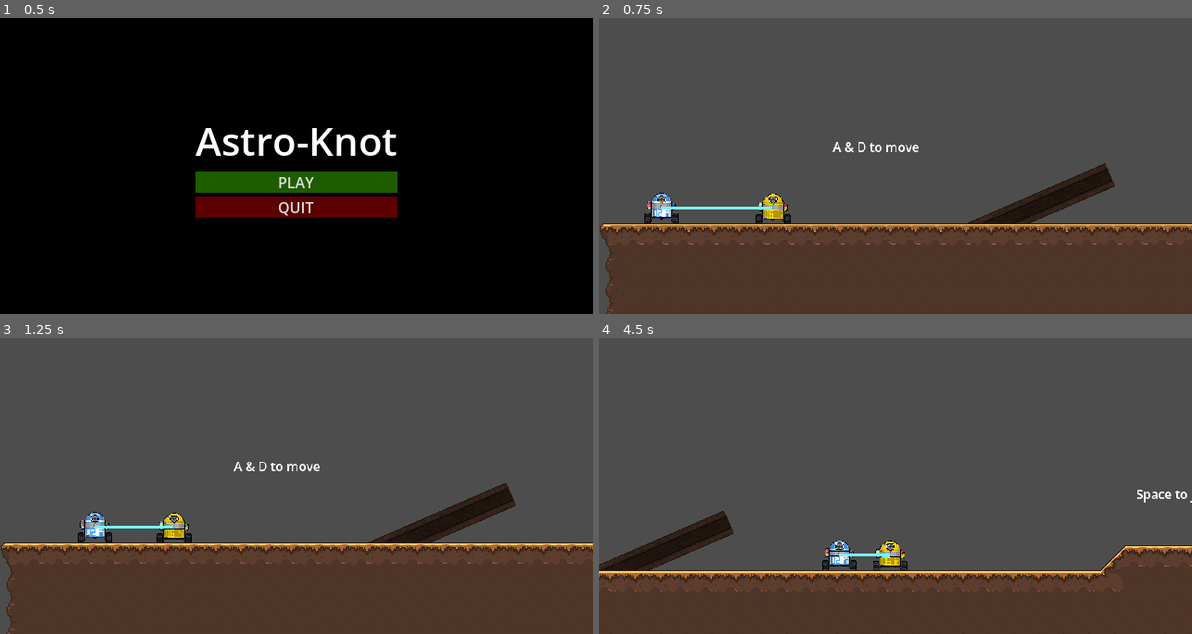
Above: before the commit, frames 1-4 (two rows, left to right).
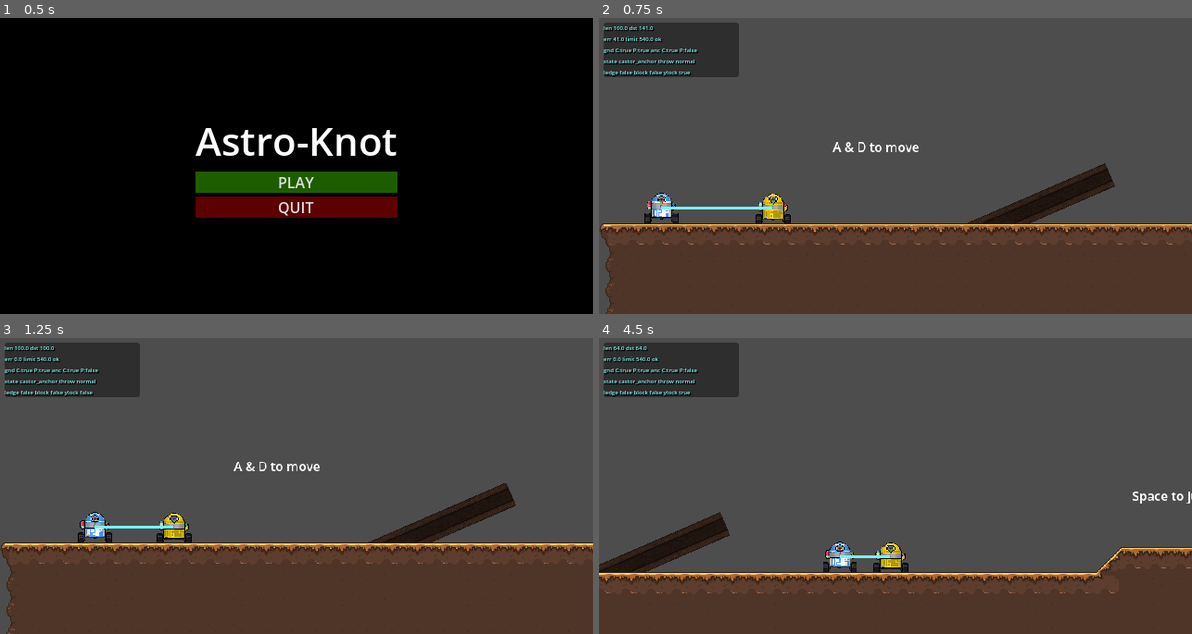
Above: after the commit, the same moments.

Repository: Bakwan-Company/Astro-Knot
Game: Godot game, scene res://MainMenu.tscn
The game is run twice, just before and just after one commit, with the same random seed, the same clock (stepped at 60 frames per second) and the same inputs.
Inputs:
- Up to frame 1 (0.5 s): no input
- Up to frame 2 (0.75 s): click "PLAY" at 0.5 s
- Up to frame 3 (1.25 s): no input
- Up to frame 4 (4.5 s): hold Q (reel_in) 1.28-2.03 s; hold D (move_right) 1.28-2.78 s; tap Space (jump) at 1.52, 2.27, 3.77 s; tap E (reel_out) at 1.55, 2.1, 3.05 s; tap Q (reel_in) at 2.3, 3.8 s; hold A (move_left) 2.78-3.53 s; hold S (aim_down) 2.78-3.53 s; hold D (move_right) from 3.53 s (still down); tap W (aim_up) at 3.6 s; hold F (interact) from 4.28 s (still down)

Frame 1 is identical in both runs. In frame 2, 4.1% of the frame differs, in the area x 0-24%, y 1-20%; in frame 3, 4.2%; in frame 4, 7.9%, in the area x 0-100%, y 1-87%.

Commit message:
fix: handle minor bugs regarding rope state.

Diff:
--- a/systems/rope_system/RopeManager.tscn
+++ b/systems/rope_system/RopeManager.tscn
@@ -28,3 +28,25 @@
 z_index = 22
 width = 4.0
 default_color = Color(1, 0.427451, 0.113725, 1)
+
+[node name="DebugOverlay" type="CanvasLayer" parent="."]
+
+[node name="Panel" type="PanelContainer" parent="DebugOverlay"]
+offset_left = 5.0
+offset_top = 5.0
+offset_right = 151.0
+offset_bottom = 64.0
+mouse_filter = 2
+theme_override_constants/panel_margin_left = 3
+theme_override_constants/panel_margin_top = 2
+theme_override_constants/panel_margin_right = 3
+theme_override_constants/panel_margin_bottom = 2
+
+[node name="DebugReadout" type="Label" parent="DebugOverlay/Panel"]
+layout_mode = 2
+theme_override_colors/font_color = Color(0.55, 1, 1, 1)
+theme_override_colors/font_shadow_color = Color(0, 0, 0, 1)
+theme_override_font_sizes/font_size = 6
+theme_override_constants/shadow_offset_x = 1
+theme_override_constants/shadow_offset_y = 1
+text = "Rope debug"
--- a/systems/rope_system/rope_manager.gd
+++ b/systems/rope_system/rope_manager.gd
@@ -6,16 +6,19 @@
 @onready var aim_indicator: Line2D = $AimIndicator
 @onready var power_meter_bg: Line2D = $PowerMeterBg
 @onready var power_meter_fill: Line2D = $PowerMeterFill
+@onready var debug_panel: Control = $DebugOverlay/Panel
+@onready var debug_readout: Label = $DebugOverlay/Panel/DebugReadout
 
 # Base rope tuning
 @export var current_rope_length: float = 200.0
 @export var reel_speed: float = 250.0
 @export var min_rope_length: float = 60.0
 @export var max_rope_length: float = 500.0
+@export var power_limit_length: float = 540.0
 
 # Pollux ledge-pull assist
-@export var ledge_pull_up_velocity: float = 220.0
-@export var ledge_pull_position_speed: float = 70.0
+@export var ledge_pull_up_velocity: float = 300.0
+@export var ledge_pull_position_speed: float = 100.0
 @export var ledge_pull_min_vertical_gap: float = 24.0
 @export var ledge_pull_slack_tolerance: float = 10.0
 
@@ -24,7 +27,11 @@
 @export var blocked_castor_pull_factor: float = 0.35
 @export var blocked_castor_pull_max: float = 6.0
 
-@export var castor_swing_control_accel: float = 900.0
+@export var castor_swing_pump_accel: float = 520.0
+@export var castor_swing_max_speed: float = 360.0
+
+# Rope debug
+@export var debug_enabled: bool = true
 
 # Pollux throw tuning
 @export var throw_pickup_radius: float = 72.0
@@ -71,13 +78,27 @@
 var rope_default_color: Color
 var pollux_default_gravity_scale: float = 1.0
 var pollux_default_linear_damp: float = 0.0
+var debug_rope_distance: float = 0.0
+var debug_rope_error: float = 0.0
+var debug_castor_grounded: bool = false
+var debug_pollux_grounded: bool = false
+var debug_castor_anchored: bool = false
+var debug_pollux_anchored: bool = false
+var debug_pollux_side_blocked: bool = false
+var debug_ledge_pulling: bool = false
+var debug_grounded_pollux_y_lock: bool = false
+var debug_constraint_state: String = "idle"
 
 func is_body_grounded(body: Node) -> bool:
 	if not body:
 		return false
 
-	var ground_left = body.get_node_or_null("GroundCheckL")
-	var ground_right = body.get_node_or_null("GroundCheckR")
+	var character_body: CharacterBody2D = body as CharacterBody2D
+	if character_body and character_body.is_on_floor():
+		return true
+
+	var ground_left: RayCast2D = body.get_node_or_null("GroundCheckL") as RayCast2D
+	var ground_right: RayCast2D = body.get_node_or_null("GroundCheckR") as RayCast2D
 	return (ground_left and ground_left.is_colliding()) or (ground_right and ground_right.is_colliding())
 
 func is_pollux_side_blocked() -> bool:
@@ -95,6 +116,7 @@
 func _process(_delta: float) -> void:
 	update_rope_visual()
 	update_throw_visuals()
+	update_debug_readout()
 
 func _physics_process(delta: float) -> void:
 	if not castor or not pollux:
@@ -107,12 +129,17 @@
 
 	if throw_state in [ThrowState.THROW_READY, ThrowState.THROW_CHARGING]:
 		sync_pollux_to_throw_anchor()
+		debug_constraint_state = "throw_hold"
+		debug_ledge_pulling = false
+		debug_grounded_pollux_y_lock = false
+		update_rope_debug_snapshot()
 		return
 
 	if throw_state == ThrowState.NORMAL:
 		handle_reel_input(delta)
 
 	apply_solid_constraint(delta)
+	update_rope_debug_snapshot()
 
 func apply_pollux_ledge_pull(delta: float, error: float, is_p_grounded: bool) -> bool:
 	# Small assist for the specific case where Pollux is airborne, side-blocked,
@@ -166,11 +193,11 @@
 			flags.is_castor_anchored = true
 
 	elif not is_c_grounded and is_p_grounded:
-		# Pollux becomes the anchor when Castor is hanging below it,
-		# or when Castor is directly above it in a narrow X band.
-		if c_pos.y > p_pos.y + 10:
-			flags.is_pollux_anchored = true
-		elif c_pos.y < p_pos.y - 10 and abs(c_pos.x - p_pos.x) < 40:
+		# Keep Pollux as lift support only when Castor is above it. Castor
+		# passing below grounded Pollux should stay under normal air control.
+		if Input.is_action_pressed("reel_out") \
+		and c_pos.y < p_pos.y - 10 \
+		and abs(c_pos.x - p_pos.x) < 40:
 			flags.is_pollux_anchored = true
 
 	return flags
@@ -196,11 +223,24 @@
 	if castor_away_speed < 0.0:
 		castor.velocity -= dir * castor_away_speed
 
-func apply_castor_anchor_constraint(dir: Vector2, error: float, is_pollux_anchored: bool, delta: float) -> void:
+func apply_castor_anchor_constraint(
+	dir: Vector2,
+	error: float,
+	is_pollux_anchored: bool,
+	is_pollux_grounded: bool,
+	delta: float,
+	allow_blocked_fallback: bool = true
+) -> void:
 	# error > 0 means the rope is longer than allowed, so we must correct it.
 	# In this branch, Castor is the anchor and Pollux is the body we try to drag.
 	var pos_correction = clamp(error, -3.0, 3.0)
 	var move_pollux = -(dir * pos_correction)
+	var lock_grounded_pollux_y: bool = (
+		is_pollux_grounded
+		and not is_pollux_anchored
+		and throw_state == ThrowState.NORMAL
+		and not Input.is_action_pressed("reel_in")
+	)
 
 	if is_pollux_anchored and move_pollux.y > 0:
 		# In lift mode we suppress Pollux's X/Y drift and instead push Castor upward
@@ -209,8 +249,13 @@
 		move_pollux.y = 0
 		move_pollux.x = 0
 
+	if lock_grounded_pollux_y and move_pollux.y < 0.0:
+		move_pollux.y = 0.0
+		debug_grounded_pollux_y_lock = true
+
 	pollux.global_position += move_pollux
-	apply_blocked_pollux_fallback(dir, error, delta)
+	if allow_blocked_fallback:
+		apply_blocked_pollux_fallback(dir, error, delta)
 
 	var c_vel = castor.velocity
 	var p_vel = pollux.linear_velocity
@@ -222,6 +267,10 @@
 		castor.velocity.y -= apply_vel.y * 2.0
 		apply_vel.y = 0
 		apply_vel.x = 0
+
+	if lock_grounded_pollux_y and apply_vel.y < 0.0:
+		apply_vel.y = 0.0
+		debug_grounded_pollux_y_lock = true
 
 	pollux.linear_velocity += apply_vel
 
@@ -236,13 +285,9 @@
 	var swing_speed = castor.velocity.dot(tangent)
 	var input_dir := Input.get_axis("move_left", "move_right")
 	var tangent_input = Vector2(input_dir, 0.0).dot(tangent)
-	var base_air_control_speed = castor.speed
-	var castor_air_speed = castor.get("air_speed")
-	if typeof(castor_air_speed) == TYPE_FLOAT or typeof(castor_air_speed) == TYPE_INT:
-		base_air_control_speed = max(base_air_control_speed, float(castor_air_speed))
-
-	var target_swing_speed = tangent_input * base_air_control_speed
-	swing_speed = move_toward(swing_speed, target_swing_speed, castor_swing_control_accel * delta)
+
+	swing_speed += tangent_input * castor_swing_pump_accel * delta
+	swing_speed = clamp(swing_speed, -castor_swing_max_speed, castor_swing_max_speed)
 
 	castor.velocity = tangent * swing_speed
 
@@ -272,8 +317,12 @@
 	var c_pos = castor.global_position
 	var p_pos = pollux.global_position
 	var dist = c_pos.distance_to(p_pos)
+	debug_constraint_state = "idle"
+	debug_ledge_pulling = false
+	debug_grounded_pollux_y_lock = false
 
 	if dist < 0.1:
+		debug_constraint_state = "overlap"
 		return
 
 	if throw_state == ThrowState.THROW_FLIGHT and is_pollux_moving_away_from_castor():
@@ -288,15 +337,18 @@
 	# error < 0: rope is slack, so we usually let it be
 	var error = dist - effective_rope_length
 	if error < 0 and not (throw_state == ThrowState.NORMAL and Input.is_action_pressed("reel_out")):
+		debug_constraint_state = "slack"
 		return
 
 	var dir = c_pos.direction_to(p_pos)
 
 	if throw_state == ThrowState.THROW_FLIGHT:
+		debug_constraint_state = "throw_flight"
 		apply_throw_flight_constraint(dir, error)
 		return
 
 	if throw_state == ThrowState.THROW_RECOVERY and throw_state_timer < throw_recovery_time * 0.5:
+		debug_constraint_state = "throw_recovery"
 		apply_free_constraint(dir, error)
 		return
 
@@ -304,15 +356,24 @@
 	var is_p_grounded = is_body_grounded(pollux)
 	var is_ledge_pulling = apply_pollux_ledge_pull(delta, error, is_p_grounded)
 	var anchor_flags = get_anchor_flags(c_pos, p_pos, is_c_grounded, is_p_grounded)
+	var is_castor_anchored: bool = bool(anchor_flags.get("is_castor_anchored", false))
+	var is_pollux_anchored: bool = bool(anchor_flags.get("is_pollux_anchored", false))
+	debug_ledge_pulling = is_ledge_pulling
 
 	if is_ledge_pulling:
 		pollux.linear_velocity.x *= 0.9
 
-	if anchor_flags.is_castor_anchored:
-		apply_castor_anchor_constraint(dir, error, anchor_flags.is_pollux_anchored, delta)
-	elif anchor_flags.is_pollux_anchored:
+	if is_ledge_pulling:
+		debug_constraint_state = "ledge_haul"
+		apply_castor_anchor_constraint(dir, error, false, is_p_grounded, delta, false)
+	elif is_castor_anchored:
+		debug_constraint_state = "castor_anchor"
+		apply_castor_anchor_constraint(dir, error, is_pollux_anchored, is_p_grounded, delta)
+	elif is_pollux_anchored:
+		debug_constraint_state = "pollux_anchor"
 		apply_pollux_anchor_constraint(dir, error, delta)
 	else:
+		debug_constraint_state = "free"
 		apply_free_constraint(dir, error)
 
 func update_rope_visual() -> void:
@@ -322,6 +383,51 @@
 		rope_visual.clear_points()
 		rope_visual.add_point(c_anchor.global_position if c_anchor else castor.global_position)
 		rope_visual.add_point(p_anchor.global_position if p_anchor else pollux.global_position)
+
+func update_rope_debug_snapshot() -> void:
+	if not castor or not pollux:
+		return
+
+	debug_rope_distance = castor.global_position.distance_to(pollux.global_position)
+	debug_rope_error = debug_rope_distance - current_rope_length
+	debug_castor_grounded = is_body_grounded(castor)
+	debug_pollux_grounded = is_body_grounded(pollux)
+	debug_pollux_side_blocked = is_pollux_side_blocked()
+
+	var anchor_flags: Dictionary = get_anchor_flags(
+		castor.global_position,
+		pollux.global_position,
+		debug_castor_grounded,
+		debug_pollux_grounded
+	)
+	debug_castor_anchored = bool(anchor_flags.get("is_castor_anchored", false))
+	debug_pollux_anchored = bool(anchor_flags.get("is_pollux_anchored", false))
+
+func update_debug_readout() -> void:
+	if not debug_panel or not debug_readout:
+		return
+
+	debug_panel.visible = debug_enabled
+	if not debug_enabled:
+		return
+
+	var power_state: String = "over" if debug_rope_distance > power_limit_length else "ok"
+	debug_readout.text = "\n".join([
+		"len %.1f dst %.1f" % [current_rope_length, debug_rope_distance],
+		"err %.1f limit %.1f %s" % [debug_rope_error, power_limit_length, power_state],
+		"gnd C:%s P:%s anc C:%s P:%s" % [
+			debug_castor_grounded,
+			debug_pollux_grounded,
+			debug_castor_anchored,
+			debug_pollux_anchored,
+		],
+		"state %s throw %s" % [debug_constraint_state, get_throw_state_name()],
+		"ledge %s block %s ylock %s" % [
+			debug_ledge_pulling,
+			debug_pollux_side_blocked,
+			debug_grounded_pollux_y_lock,
+		],
+	])
 
 func handle_throw_state(delta: float) -> void:
 	match throw_state:
@@ -612,6 +718,19 @@
 		ThrowState.THROW_RECOVERY:
 			rope_visual.default_color = Color(0.75, 0.88, 1.0, 1.0)
 
+func get_throw_state_name() -> String:
+	match throw_state:
+		ThrowState.THROW_READY:
+			return "ready"
+		ThrowState.THROW_CHARGING:
+			return "charge"
+		ThrowState.THROW_FLIGHT:
+			return "flight"
+		ThrowState.THROW_RECOVERY:
+			return "recover"
+		_:
+			return "normal"
+
 func update_throw_visuals() -> void:
 	var show_throw_visuals = throw_state in [ThrowState.THROW_READY, ThrowState.THROW_CHARGING]
 	aim_indicator.visible = show_throw_visuals
